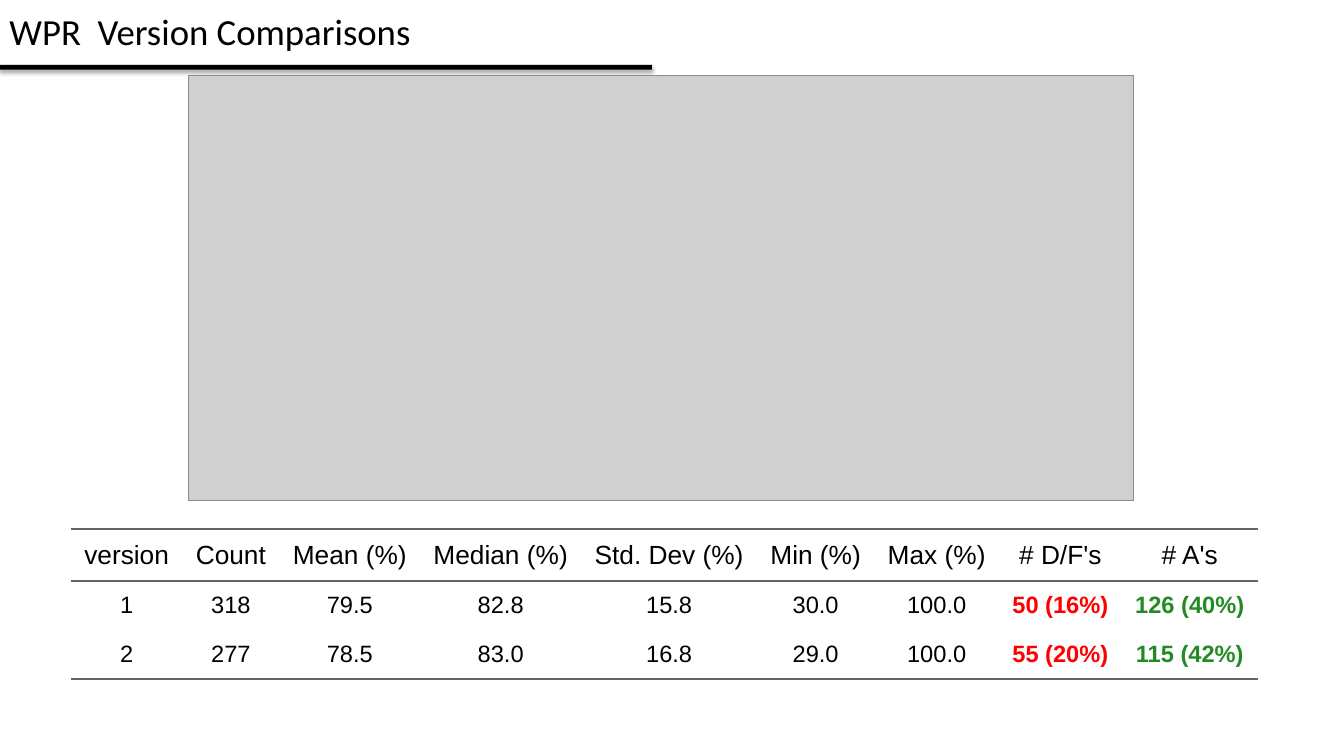
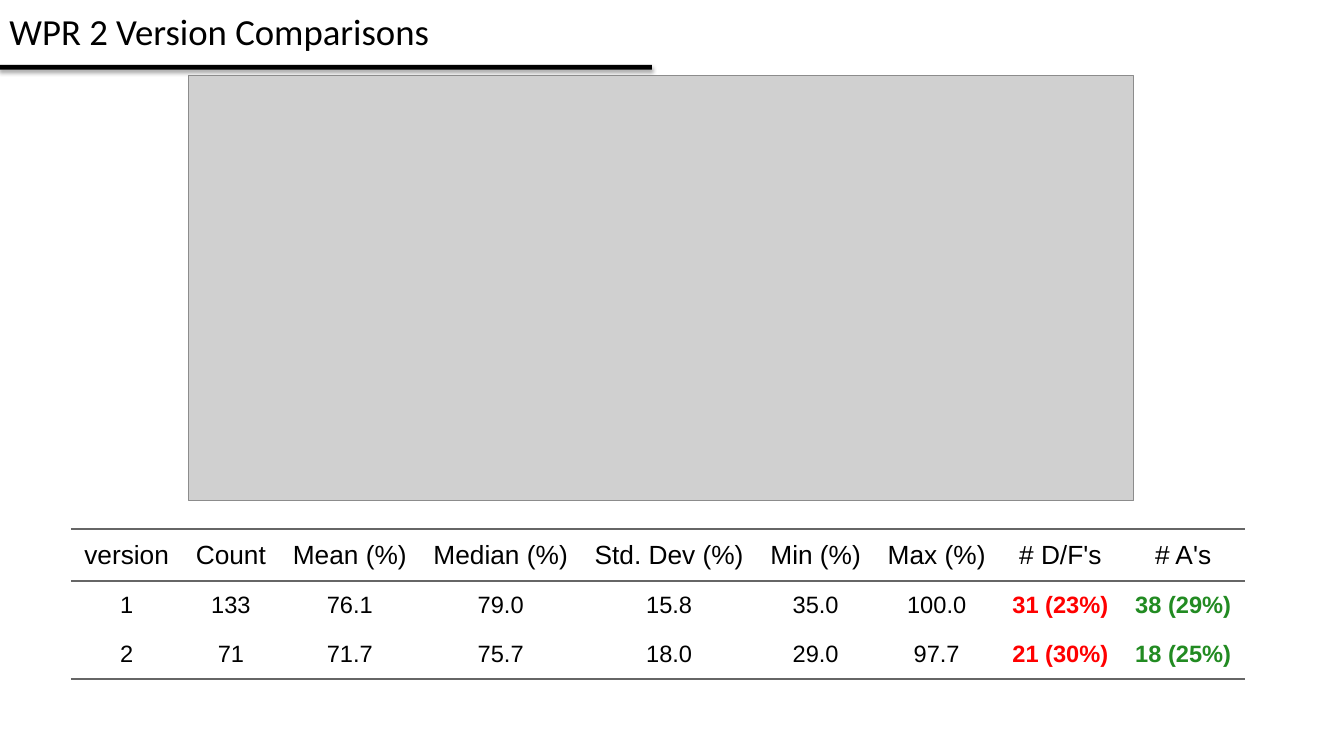
Before and after one commit to kfilip10/grade-analysis-tool-win, a slide deck: slide 5 of shiny/test.pptx. Drawn at 1344x756 pixels with LibreOffice and Linux fonts; fonts in the diff are those of the drawing; grey boxes stand for pictures. Boxes give left, top, right and bottom in pixels: in the first picture for what was removed or moved away, otherwise in the second. Text is boxed around its words. In the diff, an @@ line names an element or a change of style, - is before the commit and + after.

```diff
--- a/shiny/test.pptx
+++ b/shiny/test.pptx
@@ title at box(9, 19, 429, 51): text changed @@
-WPR Version Comparisons
+WPR 2 Version Comparisons
@@ table at box(71, 529, 1246, 756) @@
-row 2: 1 | 318 | 79.5 | 82.8 | 15.8 | 30.0 | 100.0 | 50 (16%) | 126 (40%)
+row 2: 1 | 133 | 76.1 | 79.0 | 15.8 | 35.0 | 100.0 | 31 (23%) | 38 (29%)
-row 3: 2 | 277 | 78.5 | 83.0 | 16.8 | 29.0 | 100.0 | 55 (20%) | 115 (42%)
+row 3: 2 | 71 | 71.7 | 75.7 | 18.0 | 29.0 | 97.7 | 21 (30%) | 18 (25%)
@@ table: place and size @@
-table at box(71, 529, 1259, 756)
+table at box(71, 529, 1246, 756)
```
Also in this commit, not shown: 6 other slides changed, 11 slides removed, 22 other files.
